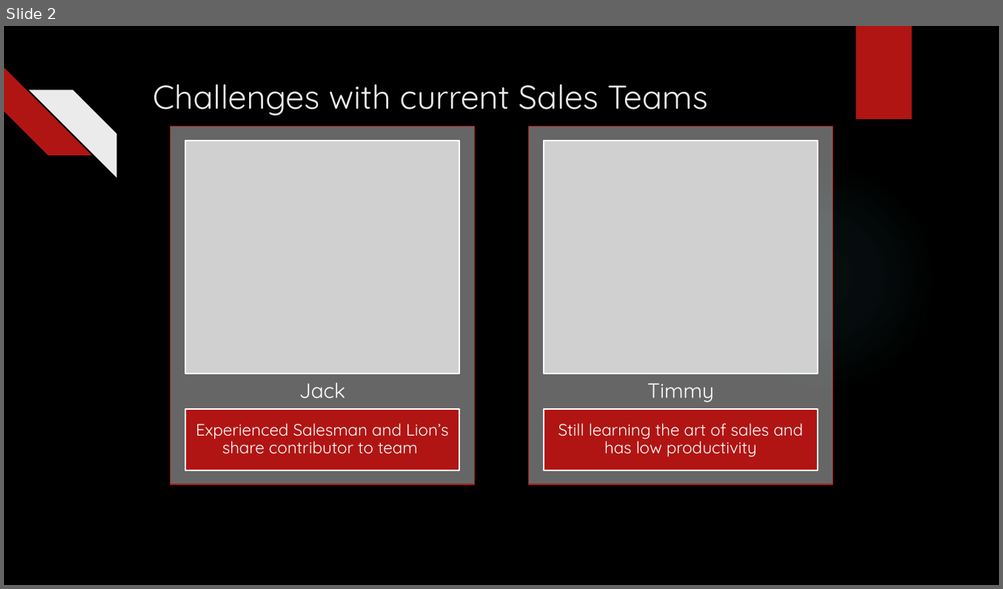
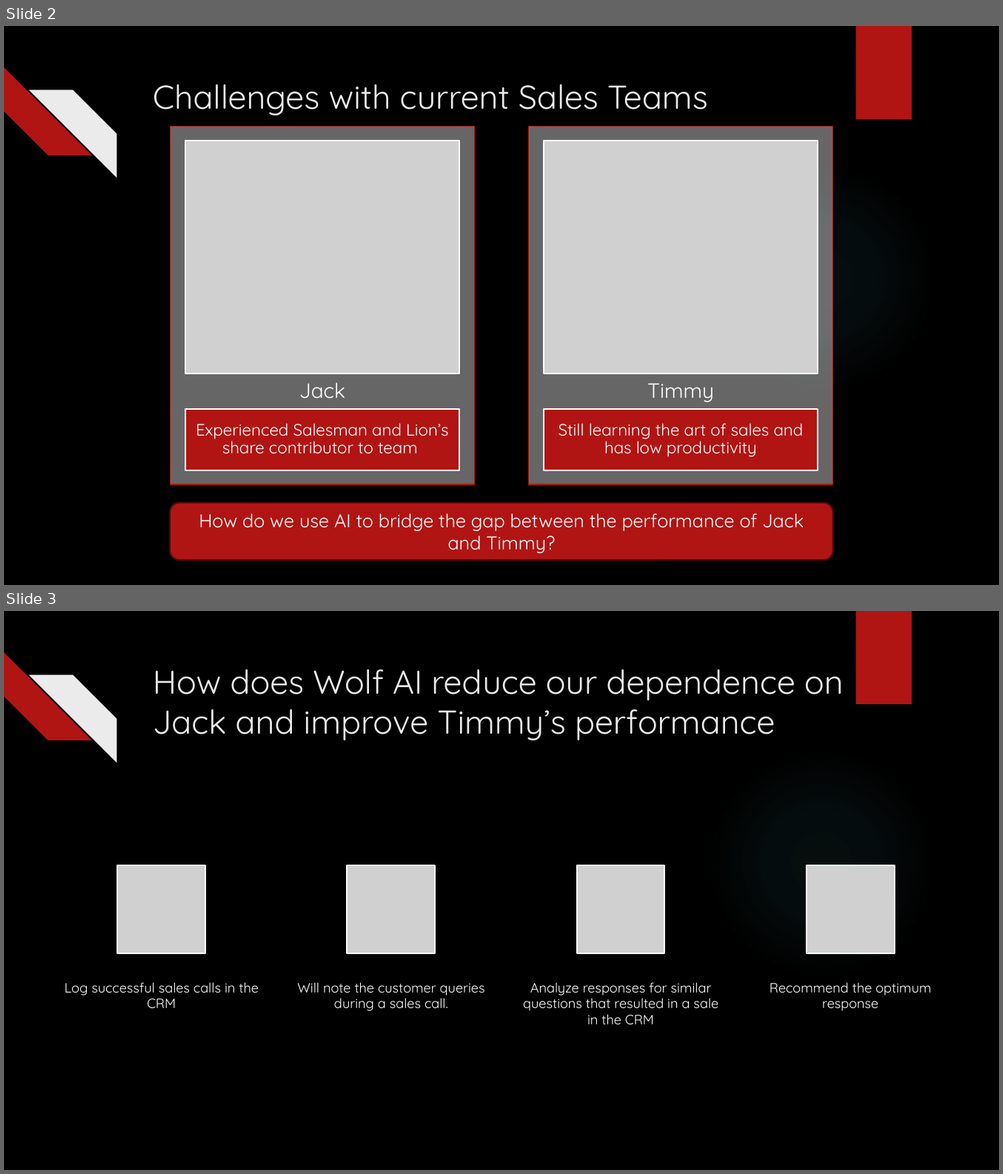
Before and after one commit to yash3107/Sales-Ai, a slide deck: Sales AI.pptx. Shown one above the other, each under a label of ours: slide 2 before the commit, slides 2 and 3 after it. The pictures are 1003x589 and 1003x1174 pixels, drawn with LibreOffice and Linux fonts; fonts in the diff are those of the drawing; grey boxes stand for pictures; background and template pictures are left out. Boxes give left, top, right and bottom in pixels: in the first picture for what was removed or moved away, otherwise in the second. Text is boxed around its words. In the diff, an @@ line names an element or a change of style, - is before the commit and + after.

```diff
--- a/Sales AI.pptx
+++ b/Sales AI.pptx
@@ slide 3 added at (x1=4, y1=611, x2=999, y2=1170), background picture (left out); not listed: 4 template elements that a slide beside it also shows @@
@@ title added at (x1=153, y1=669, x2=843, y2=741), 32 pt, text #EBEBEB @@
+How does Wolf AI reduce our dependence on Jack and improve Timmy’s performance
@@ group added at (x1=65, y1=866, x2=930, y2=1025): 4 pictures, 4 texts @@
+Log successful sales calls in the CRM
+Will note the customer queries during a sales call.
+Analyze responses for similar questions that resulted in a sale in the CRM
+Recommend the optimum response
@@ slide 2 changed as well @@
@@ rounded rectangle added at (x1=170, y1=503, x2=833, y2=560), fill #B01513, outline #4D0908 1.5 pt, 18 pt, text #FFFFFF @@
+How do we use AI to bridge the gap between the performance of Jack and Timmy?
```
Also in this commit, not shown: 1 other slide changed, 2 other slides added.
